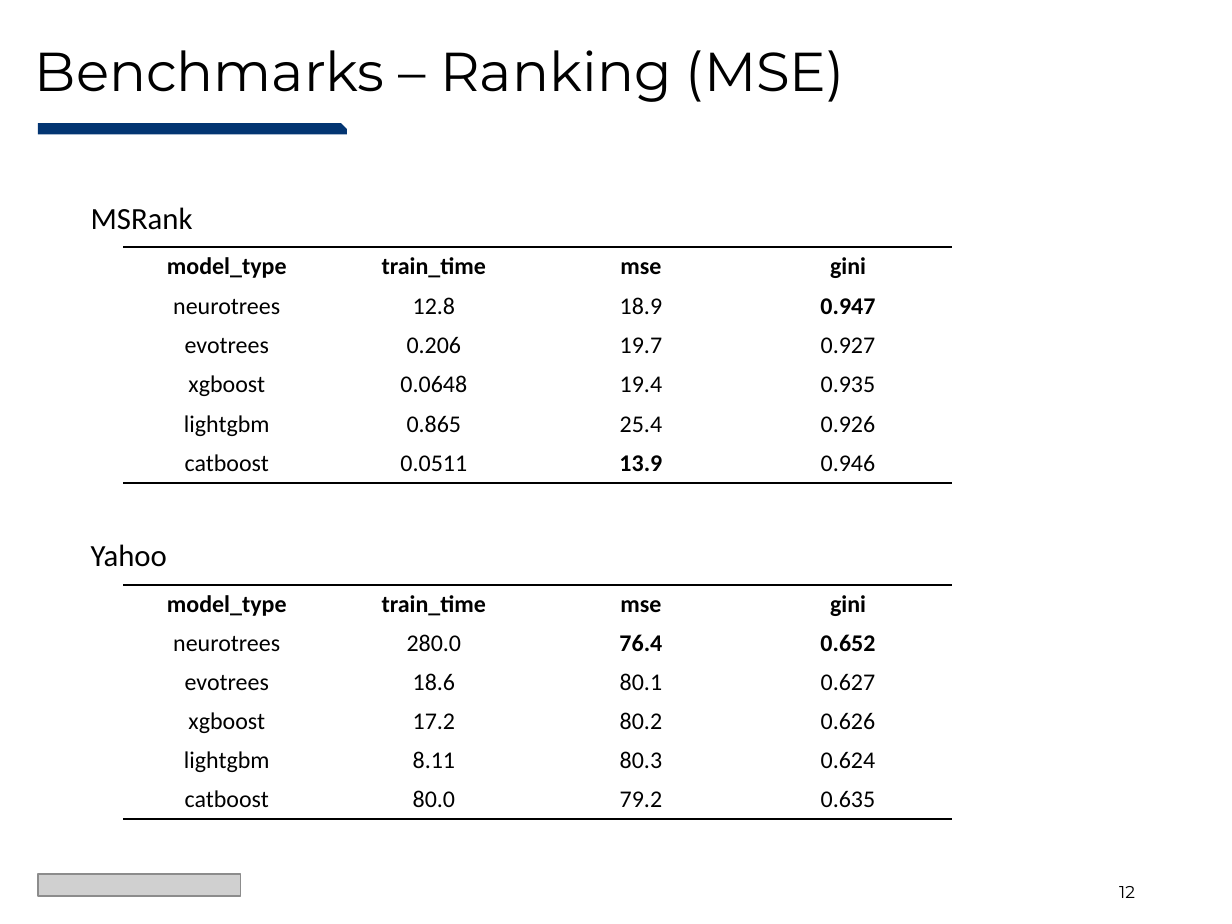
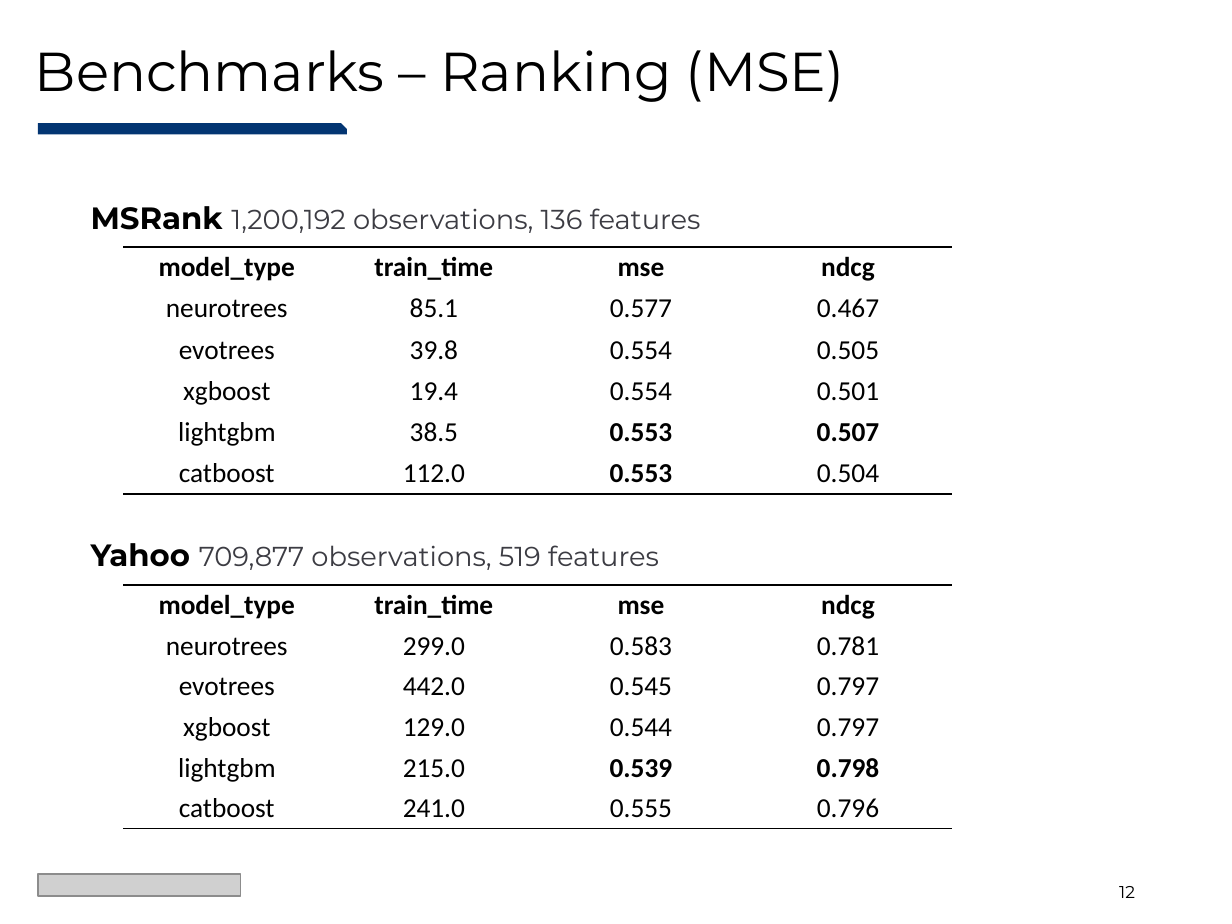
Before and after one commit to Evovest/NeuroTreeModels.jl, a slide deck: slide 12 of docs/juliacon/NeuroTrees-JuliaCon2024.pptx. Drawn at 1232x924 pixels with LibreOffice and Linux fonts; fonts in the diff are those of the drawing; grey boxes stand for pictures. Boxes give left, top, right and bottom in pixels: in the first picture for what was removed or moved away, otherwise in the second. Text is boxed around its words. In the diff, an @@ line names an element or a change of style, - is before the commit and + after.

```diff
--- a/docs/juliacon/NeuroTrees-JuliaCon2024.pptx
+++ b/docs/juliacon/NeuroTrees-JuliaCon2024.pptx
@@ text at (x1=91, y1=206, x2=701, y2=233): text changed; size 18 to 16 pt; font Calibri to Montserrat; text colour #000000 to #3C3C43 @@
-MSRank
+MSRank 1,200,192 observations, 136 features
@@ table at (x1=123, y1=246, x2=951, y2=490) @@
-row 1, column 4: gini
+row 1, column 4: ndcg
-row 2: neurotrees | 12.8 | 18.9 | 0.947
+row 2: neurotrees | 85.1 | 0.577 | 0.467
-row 3: evotrees | 0.206 | 19.7 | 0.927
+row 3: evotrees | 39.8 | 0.554 | 0.505
-row 4: xgboost | 0.0648 | 19.4 | 0.935
+row 4: xgboost | 19.4 | 0.554 | 0.501
-row 5: lightgbm | 0.865 | 25.4 | 0.926
+row 5: lightgbm | 38.5 | 0.553 | 0.507
-row 6: catboost | 0.0511 | 13.9 | 0.946
+row 6: catboost | 112.0 | 0.553 | 0.504
@@ size 14 to 16 pt in "model_type", "train_time", "mse", "neurotrees" and 4 more places @@
@@ text at (x1=91, y1=543, x2=659, y2=570): text changed; size 18 to 16 pt; font Calibri to Montserrat; text colour #000000 to #3C3C43 @@
-Yahoo
+Yahoo 709,877 observations, 519 features
@@ table at (x1=123, y1=585, x2=951, y2=829) @@
-row 1, column 4: gini
+row 1, column 4: ndcg
-row 2: neurotrees | 280.0 | 76.4 | 0.652
+row 2: neurotrees | 299.0 | 0.583 | 0.781
-row 3: evotrees | 18.6 | 80.1 | 0.627
+row 3: evotrees | 442.0 | 0.545 | 0.797
-row 4: xgboost | 17.2 | 80.2 | 0.626
+row 4: xgboost | 129.0 | 0.544 | 0.797
-row 5: lightgbm | 8.11 | 80.3 | 0.624
+row 5: lightgbm | 215.0 | 0.539 | 0.798
-row 6: catboost | 80.0 | 79.2 | 0.635
+row 6: catboost | 241.0 | 0.555 | 0.796
@@ size 14 to 16 pt in "model_type", "train_time", "mse", "neurotrees" and 4 more places @@
```
Also in this commit, not shown: 12 other slides changed, 3 other files.
